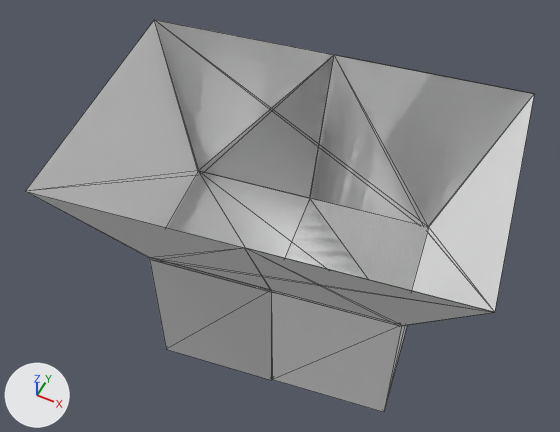
A saved change to the OBJ model experiments/assets/viscliff4.obj.
Camera for both pictures: a 50 mm lens placed at (0.856, -1.77, 2.145), pointed at (-0.076, 0.093, -0.184). The lights are fixed; the arrows at lower left show +X, +Y and +Z. Mesh edges are drawn as thin lines. Where no turn or scale is listed for an object, it has been applied to the vertices.

Names of what the first picture shows: 'Arena', 'realArena2', 'virArena', 'virArena2'.
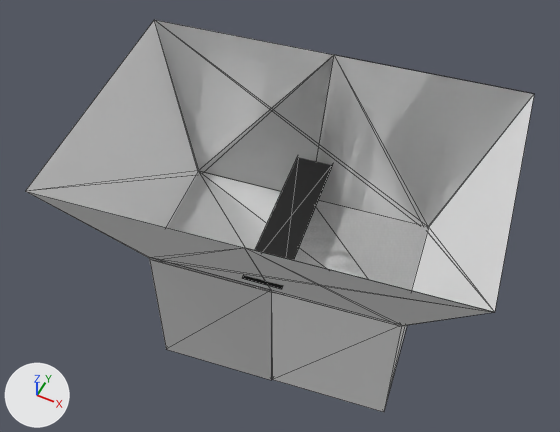
Changed parts and their boxes (x1, y1, x2, y2) in the pictures (560 x 432 px):
'Board', added (black): after (242, 157, 333, 289)

Patch to the scene script:
```diff
--- a/experiments/assets/viscliff4.obj.py
+++ b/experiments/assets/viscliff4.obj.py
@@ mat_material_001 @@
+mat_material_001 = principled_material('Material.001')
+mat_material_001.base_color = (0.0, 0.0, 0.0)  # black #000000
+mat_material_001.roughness = 0.69
@@ me_board @@
+me_board.from_pydata([(-0.018, -0.323, -0.073), (-0.018, -0.323, -0.07), (-0.113, 0.338, -0.073), (-0.113, 0.338, -0.07), (0.13, -0.302, -0.073), (0.13, -0.302, -0.07), (0.035, 0.359, -0.073), (0.035, 0.359, -0.07)], [], [(3, 2, 0), (7, 6, 2), (5, 4, 6), (1, 0, 4), (2, 6, 4), (7, 3, 1), (1, 3, 0), (3, 7, 2), (7, 5, 6), (5, 1, 4), (0, 2, 4), (5, 7, 1)])
+me_board.materials.append(mat_material_001)  # black #000000
@@ ob_board @@
+ob_board = bpy.data.objects.new('Board', me_board)
+ob_board.location = (0.0, 0.0, 0.0)
```
